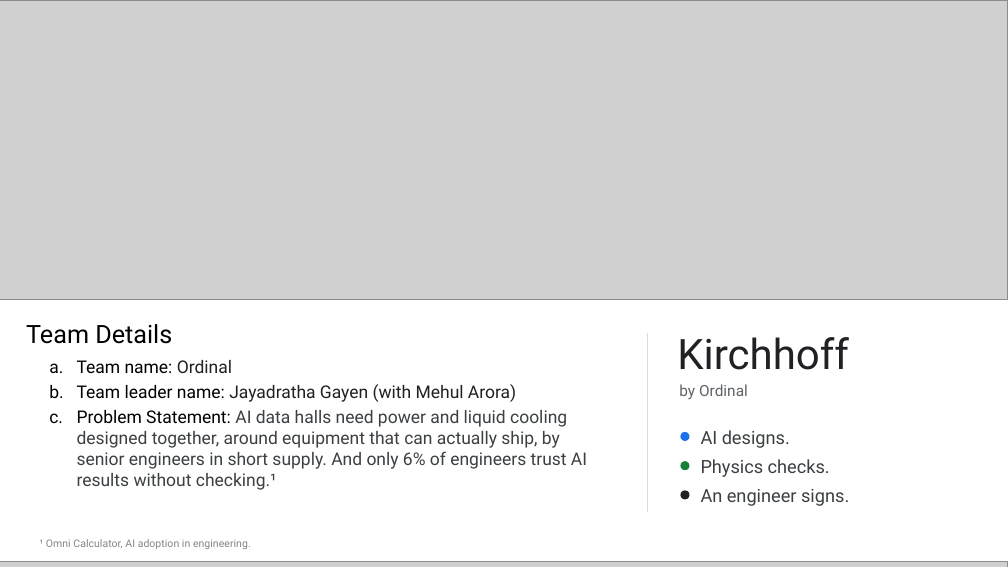
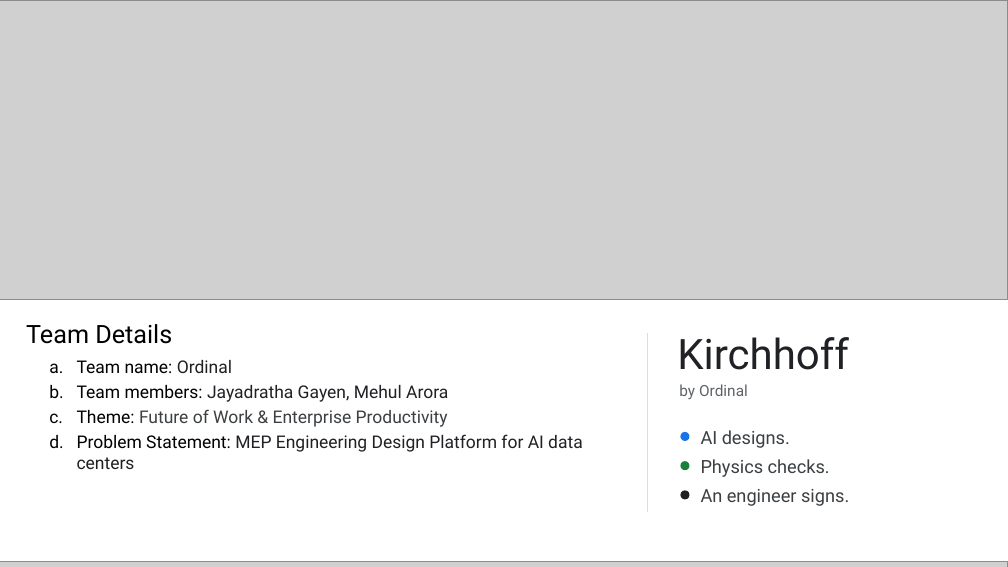
Before and after one commit to mehular0ra/kirchhoff, a slide deck: slide 1 of docs/submission/deck/Kirchhoff-AI-Builder-Cup.pptx. Drawn at 1008x567 pixels with LibreOffice and Linux fonts; fonts in the diff are those of the drawing; grey boxes stand for pictures. Boxes give left, top, right and bottom in pixels: in the first picture for what was removed or moved away, otherwise in the second. Text is boxed around its words. In the diff, an @@ line names an element or a change of style, - is before the commit and + after.

```diff
--- a/docs/submission/deck/Kirchhoff-AI-Builder-Cup.pptx
+++ b/docs/submission/deck/Kirchhoff-AI-Builder-Cup.pptx
@@ text at [77, 385, 583, 469]: text changed; text colour #3C4043 to #202124 @@
-  b. Team leader name: Jayadratha Gayen (with Mehul Arora)
-  c. Problem Statement: AI data halls need power and liquid cooling designed together, around equipment that can actually ship, by senior engineers in short supply. And only 6% of engineers trust AI results without checking.¹
+  b. Team members: Jayadratha Gayen, Mehul Arora
+  c. Theme: Future of Work & Enterprise Productivity
+  d. Problem Statement: MEP Engineering Design Platform for AI data centers
@@ text removed at [39, 539, 251, 549] @@
-¹ Omni Calculator, AI adoption in engineering.
```
Also in this commit, not shown: 1 other slide changed, 2 other files.
